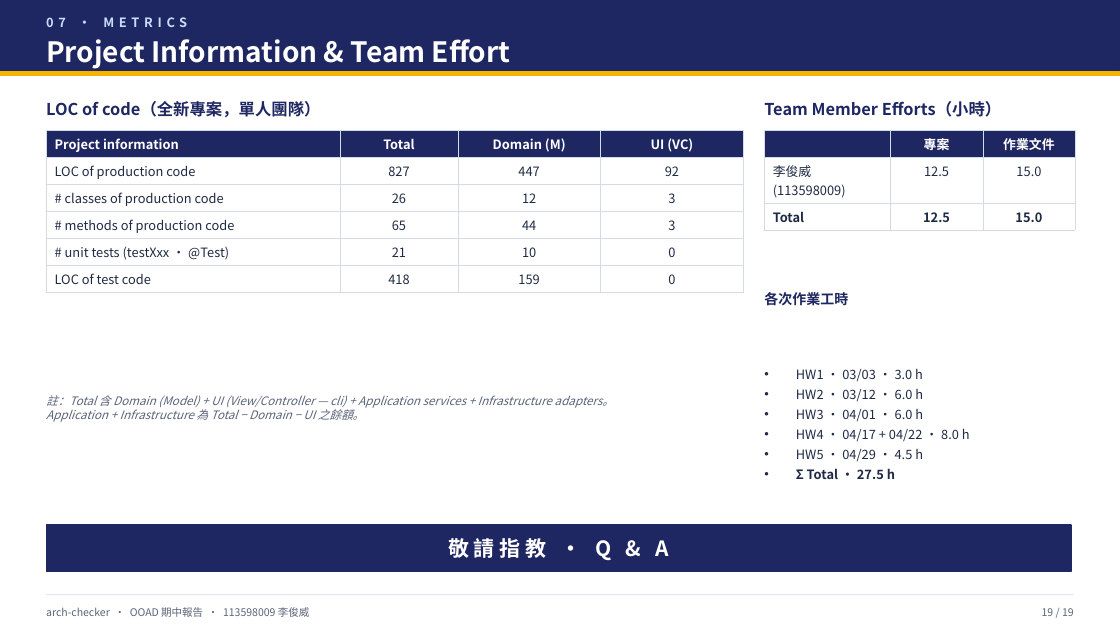
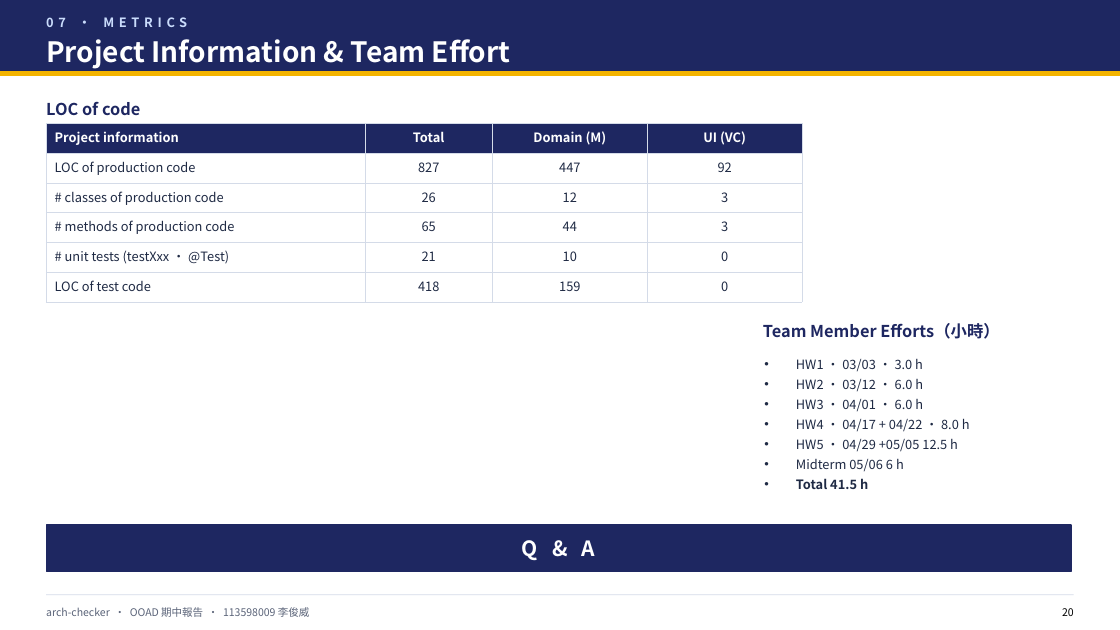
Before and after one commit to chun-wei0413/arch-checker, a slide deck: slide 21 of hw/Midterm/midterm-team6.pptx (slide 20 before the commit). Drawn at 1120x630 pixels with LibreOffice and Linux fonts; fonts in the diff are those of the drawing. Boxes give left, top, right and bottom in pixels: in the first picture for what was removed or moved away, otherwise in the second. Text is boxed around its words. In the diff, an @@ line names an element or a change of style, - is before the commit and + after.

```diff
--- a/hw/Midterm/midterm-team6.pptx
+++ b/hw/Midterm/midterm-team6.pptx
@@ text at <box>46,101,140,115</box>: text changed @@
-LOC of code（全新專案，單人團隊）
+LOC of code
@@ table: place and size @@
-table at <box>46,130,744,288</box>
+table at <box>46,124,802,302</box>
@@ table removed at <box>765,130,1075,226</box>, 3 rows, 3 columns @@
- | 專案 | 作業文件
-李俊威 (113598009) | 12.5 | 15.0
-Total | 12.5 | 15.0
@@ text removed at <box>764,292,848,306</box> @@
-各次作業工時
@@ text "Team Member Efforts（小時）": place and size @@
-text "Team Member Efforts（小時）" at <box>764,101,1001,117</box>
+text "Team Member Efforts（小時）" at <box>763,323,999,339</box>
@@ text removed at <box>46,395,613,422</box> @@
-註：Total 含 Domain (Model) + UI (View/Controller — cli) + Application services + Infrastructure adapters。
-Application + Infrastructure 為 Total − Domain − UI 之餘額。
@@ text at <box>796,439,958,489</box>: text changed @@
-• HW5 · 04/29 · 4.5 h
-• Σ Total · 27.5 h
+• HW5 · 04/29 +05/05 12.5 h
+• Midterm 05/06 6 h
+• Total 41.5 h
@@ text at <box>522,540,595,561</box>: text changed @@
-敬請指教 · Q & A
+Q & A
@@ text at <box>1062,608,1074,616</box>: text changed; text colour #5B6479 to #000000 @@
-19 / 19
+20
```
Also in this commit, not shown: 15 other slides changed, 5 slides added, 4 slides removed, 1 other file.
